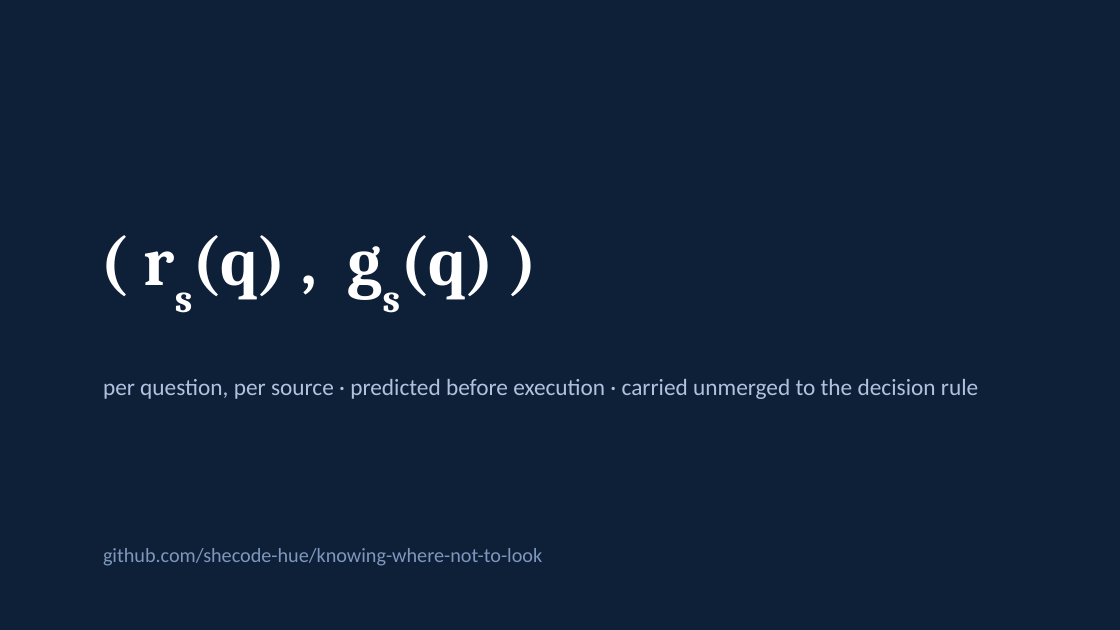
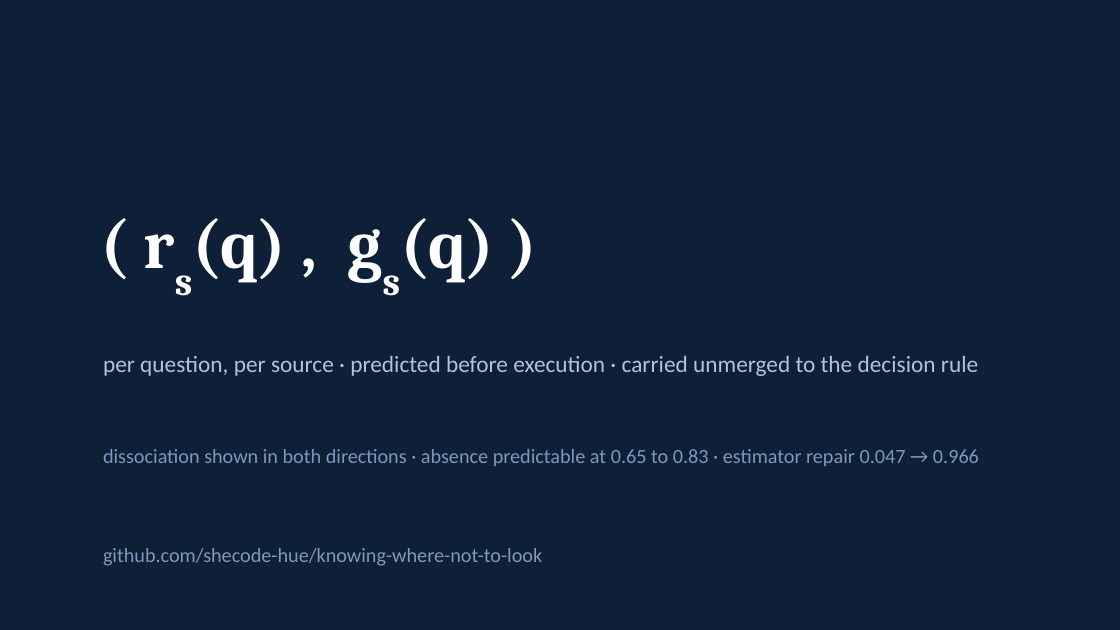
Before and after one commit to shecode-hue/knowing-where-not-to-look, a slide deck: slide 15 of presentation/knowing_where_not_to_look.pptx (slide 13 before the commit). Drawn at 1120x630 pixels with LibreOffice and Linux fonts; fonts in the diff are those of the drawing. Boxes give left, top, right and bottom in pixels: in the first picture for what was removed or moved away, otherwise in the second. Text is boxed around its words. In the diff, an @@ line names an element or a change of style, - is before the commit and + after.

```diff
--- a/presentation/knowing_where_not_to_look.pptx
+++ b/presentation/knowing_where_not_to_look.pptx
@@ text "( rs(q) , gs(q) )": place and size @@
-text "( rs(q) , gs(q) )" at [193, 235, 494, 300]
+text "( rs(q) , gs(q) )" at [193, 218, 494, 283]
@@ text "per question, per source · ...": place and size @@
-text "per question, per source · ..." at [103, 379, 978, 399]
+text "per question, per source · ..." at [103, 356, 978, 376]
@@ text added at [103, 449, 979, 466], 13 pt, text #7E97BC @@
+dissociation shown in both directions · absence predictable at 0.65 to 0.83 · estimator repair 0.047 → 0.966
```
Also in this commit, not shown: 10 other slides changed, 3 slides added, 1 slide removed, 2 other files.
